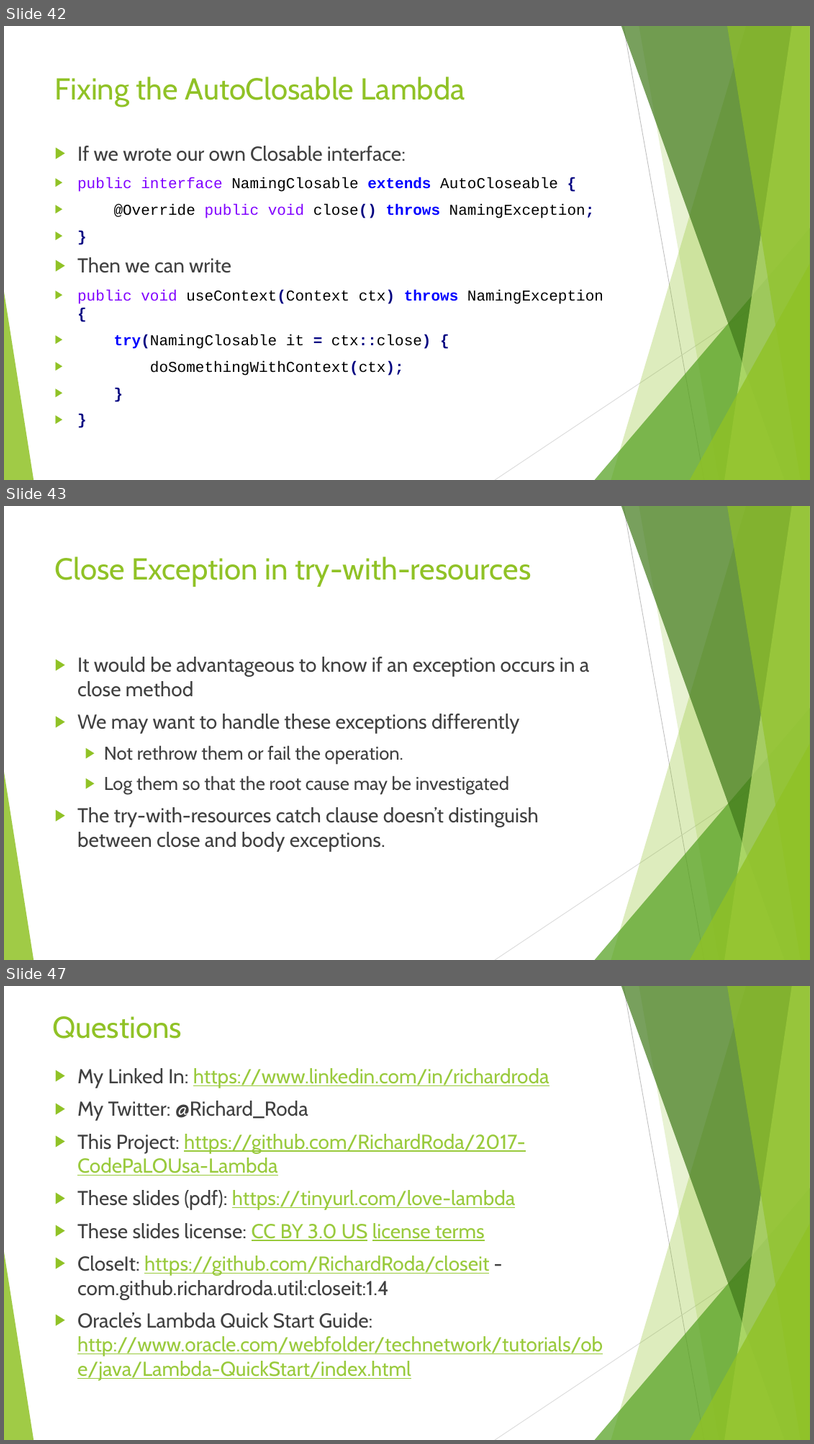
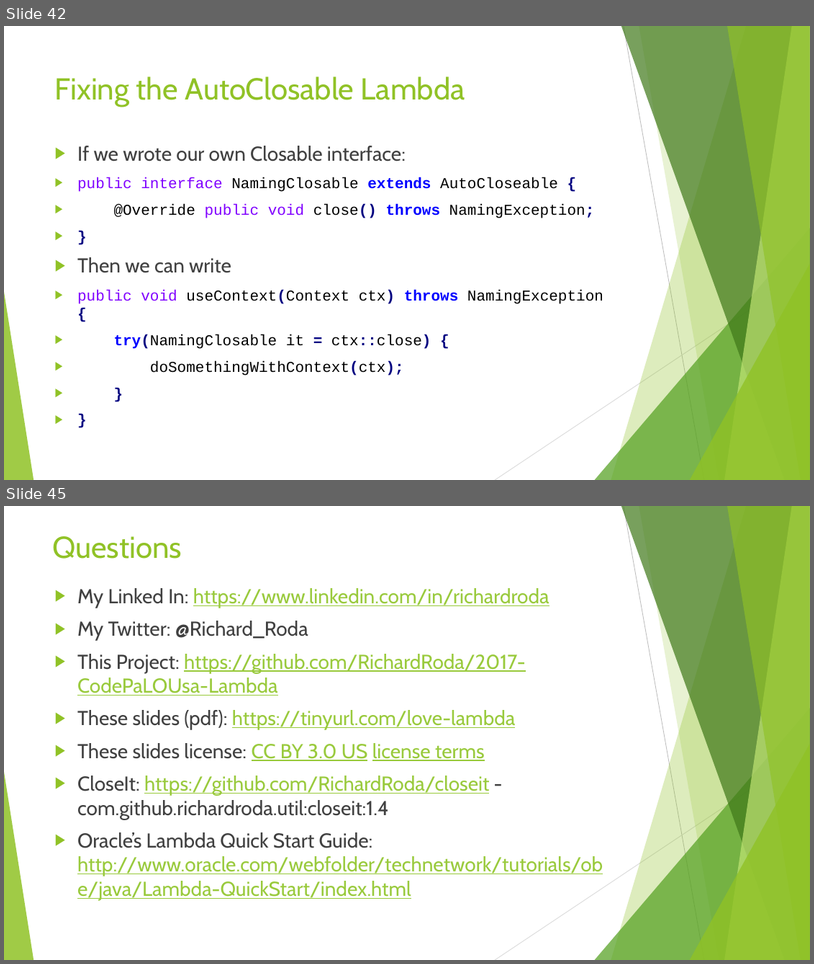
Before and after one commit to RichardRoda/2017-CodePaLOUsa-Lambda, a slide deck: Learning to Love the Lambda in the Stream.pptx. Shown one above the other, each under a label of ours: slides 42, 43 and 47 before the commit, slides 42 and 45 after it; the slides between them are not shown. The pictures are 814x1444 and 814x964 pixels, drawn with LibreOffice and Linux fonts; fonts in the diff are those of the drawing. Boxes give left, top, right and bottom in pixels: in the first picture for what was removed or moved away, otherwise in the second. Text is boxed around its words. In the diff, an @@ line names an element or a change of style, - is before the commit and + after.

```diff
--- a/Learning to Love the Lambda in the Stream.pptx
+++ b/Learning to Love the Lambda in the Stream.pptx
@@ slide 43 removed at <box>4,506,810,960</box>, background #FFFFFF; not listed: 10 template elements that a slide beside it also shows @@
@@ title removed at <box>55,556,531,587</box> @@
-Close Exception in try-with-resources
@@ text removed at <box>77,656,589,851</box> @@
-▶ It would be advantageous to know if an exception occurs in a close method
-▶ We may want to handle these exceptions differently
-  ▶ Not rethrow them or fail the operation.
-  ▶ Log them so that the root cause may be investigated
-▶ The try-with-resources catch clause doesn’t distinguish between close and body exceptions.
@@ what was slide 47 is now slide 45 @@
```
Also in this commit, not shown: 1 slide changed, 2 slides added, 3 other slides removed, 1 other file.
